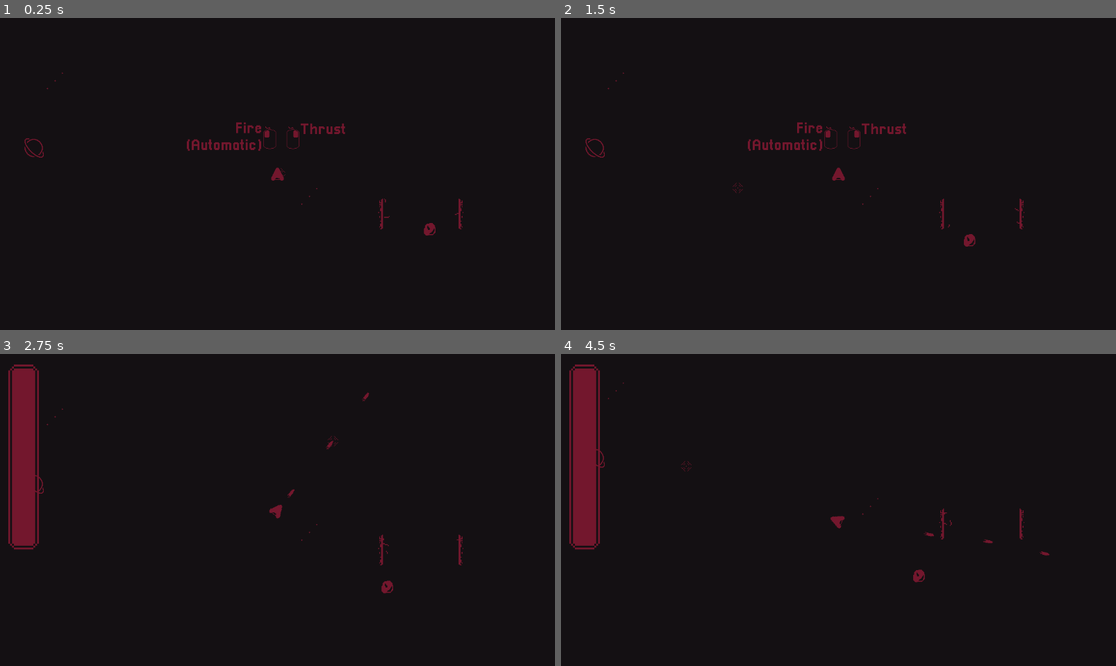
Above: before the commit, frames 1-4 (two rows, left to right).
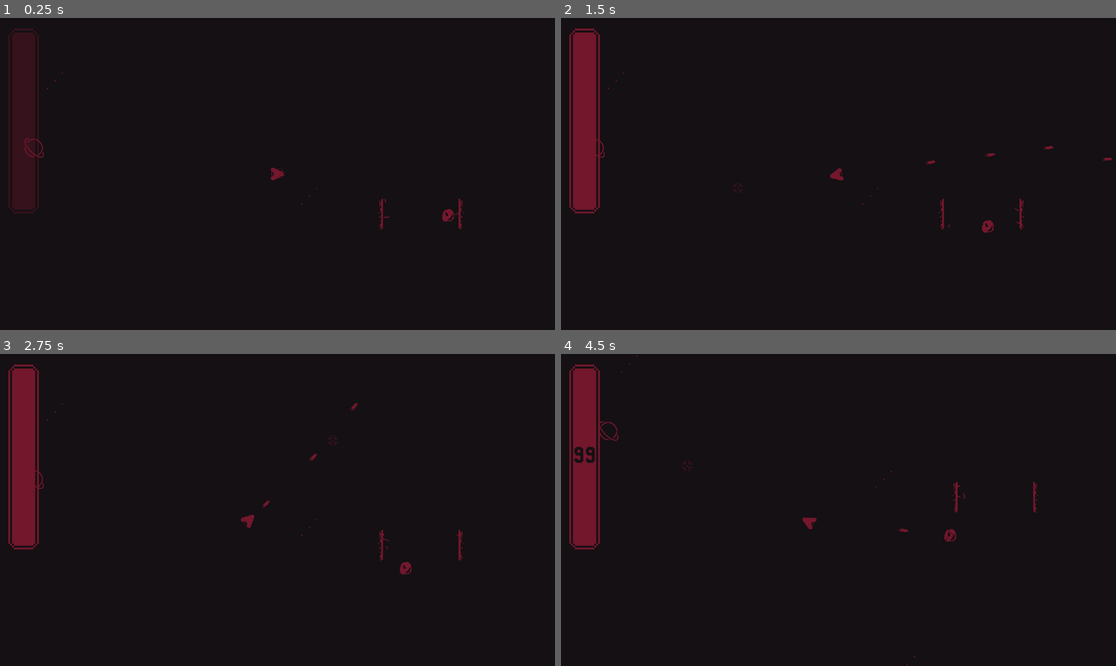
Above: after the commit, the same moments.

Repository: Ali-Wahbi/SpaceShooterWithPortals
Game: Godot game, scene res://test_area.tscn
The game is run twice, just before and just after one commit, with the same random seed, the same clock (stepped at 60 frames per second) and the same inputs. This scene is started directly instead of the project's main scene. The engine's default icon, where the game draws it, is replaced by a stand-in: a white triangle on a blue panel in a dark square.
Inputs (mouse positions are in pixels of both pictures, inside the frame that each line leads up to):
- Up to frame 1 (0.25 s): no input
- Up to frame 2 (1.5 s): move the mouse to (960, 158) at 0.52 s; press the mouse at (960, 158) at 0.53 s; move the mouse to (727, 189) at 1.27 s; release the mouse at (727, 189) at 1.28 s; right-click (727, 189) at 1.35 s
- Up to frame 3 (2.75 s): move the mouse to (333, 441) at 2.02 s; press the mouse at (333, 441) at 2.03 s
- Up to frame 4 (4.5 s): move the mouse to (810, 572) at 2.77 s; release the mouse at (810, 572) at 2.78 s; right-click (810, 572) at 2.85 s; move the mouse to (1005, 556) at 3.52 s; press the mouse at (1005, 556) at 3.53 s; move the mouse to (672, 463) at 4.27 s; release the mouse at (672, 463) at 4.28 s; right-click (672, 463) at 4.35 s

The runs differ from the first frame. In frame 1, 3.2% of the frame differs, in the area x 1-82%, y 3-70%; in frame 2, 3.6%, in the area x 1-100%, y 3-74%; in frame 3, 0.5%; in frame 4, 0.8%.

Commit message:
portals b2 step 4 apply teleportation

Diff:
--- a/portal/v2/portals_v_2.gd
+++ b/portal/v2/portals_v_2.gd
@@ -1,6 +1,7 @@
 @tool
+class_name Portal
 extends Node2D
-
+@export var otherPortal: Portal
 @export var isPart1: bool = true:
 	set(value):
 		isPart1 = value
@@ -26,12 +27,35 @@
 
 
 # Called every frame. 'delta' is the elapsed time since the previous frame.
-func _process(delta: float) -> void:
+func _process(_delta: float) -> void:
 	pass
 
+var portalObjectsIDs: Array = []
+func _on_collision_body_exited(body: Node) -> void:
+	var index = portalObjectsIDs.find(body)
+	if index != -1:
+		print("Exited: ", body)
+		portalObjectsIDs.remove_at(index)
 
-func _on_collision_body_exited(body: Node) -> void:
-	print("Entered: ", body)
 
 func _on_collision_body_entered(body: Node) -> void:
-	print("Exited: ", body)
+	if otherPortal:
+		var index = portalObjectsIDs.find(body)
+		if index != -1:
+			return
+
+		print("Entered: ", body)
+		if otherPortal.portalObjectsIDs.find(body) == -1:
+			otherPortal.portalObjectsIDs.append(body)
+		body.position = calculateNewBodyPos(body.position)
+
+
+func calculateNewBodyPos(pos: Vector2) -> Vector2:
+	var newPos: Vector2 = Vector2(0, 0)
+
+	newPos = position - pos
+
+	newPos = otherPortal.position - newPos
+
+
+	return newPos
--- a/test_area.tscn
+++ b/test_area.tscn
@@ -27,6 +27,7 @@
 fuelUI = NodePath("CanvasLayer/FuelBarUI")
 player = NodePath("Player")
 instructions = NodePath("Instructions")
+startTimer = 0
 
 [node name="StarsBg" parent="." unique_id=563080242 instance=ExtResource("2_ry2yl")]
 position = Vector2(335, 329)
@@ -108,7 +109,7 @@
 [node name="Rocks" type="Node2D" parent="." unique_id=275461623]
 
 [node name="Rock" parent="Rocks" unique_id=113015114 instance=ExtResource("9_7aw3l")]
-position = Vector2(372, 183)
+position = Vector2(410, 154)
 
 [node name="Rock2" parent="Rocks" unique_id=427204535 instance=ExtResource("9_7aw3l")]
 position = Vector2(-345, 877)
@@ -144,6 +145,8 @@
 position = Vector2(-1636, 1563)
 
 [node name="portalControl" type="Node2D" parent="." unique_id=901508974 node_paths=PackedStringArray("source", "destination")]
+process_mode = 4
+visible = false
 position = Vector2(-2236, 1401)
 script = ExtResource("11_vj3ng")
 source = NodePath("source")
@@ -171,11 +174,13 @@
 scale = Vector2(0.49218723, 0.76562506)
 texture = ExtResource("12_vj3ng")
 
-[node name="portalsV2" parent="." unique_id=1456144671 instance=ExtResource("8_4mqhy")]
+[node name="portalsV2" parent="." unique_id=1456144671 node_paths=PackedStringArray("otherPortal") instance=ExtResource("8_4mqhy")]
 position = Vector2(267, 155)
+otherPortal = NodePath("../portalsV3")
 
-[node name="portalsV3" parent="." unique_id=1730941078 instance=ExtResource("8_4mqhy")]
+[node name="portalsV3" parent="." unique_id=1730941078 node_paths=PackedStringArray("otherPortal") instance=ExtResource("8_4mqhy")]
 position = Vector2(424, 155)
+otherPortal = NodePath("../portalsV2")
 isPart1 = true
 
 [connection signal="fuelConsumed" from="Player" to="CanvasLayer/FuelBarUI" method="setFuelUIValue"]
